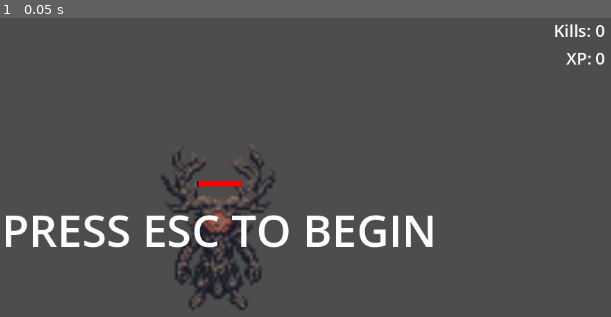
Above: before the commit, frame 1.
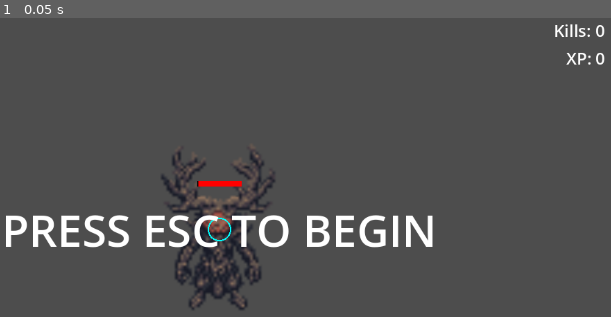
Above: after the commit, the same moment.

Repository: tablegrapes/DRUID
Game: Godot game, scene res://scenes/main.tscn
Two runs of this game, one before a commit and one after it. Both use one fixed random seed, a clock stepped at 60 frames per second and the inputs below.
Inputs:
- Up to frame 1 (0.05 s): no input

The runs differ from the first frame. In frame 1, less than 0.1% of the frame differs, in the area x 33-38%, y 66-75%.

Commit message:
added debug collision radius to player

Diff:
--- a/scripts/player.gd
+++ b/scripts/player.gd
@@ -1,4 +1,6 @@
 extends CharacterBody2D
+
+const DEBUG: bool = true
 
 signal died
 
@@ -30,6 +32,11 @@
 		add_child(health_bar)
 		health_bar.set_max_health(max_health)
 		health_bar.set_health(health)
+
+	if DEBUG:
+		$Sprite2D.show_behind_parent = true
+
+	queue_redraw()
 
 func take_damage(amount: int):
 	health -= amount
@@ -162,3 +169,9 @@
 	villager.global_position = spawn_position
 
 	get_parent().add_child(villager)
+
+func _draw() -> void:
+	if DEBUG: # show debug radius
+		var collision_shape = $CollisionShape2D.shape
+		if collision_shape is CircleShape2D:
+			draw_arc(Vector2.ZERO, collision_shape.radius, 0, TAU, 64, Color.CYAN, 2.0)
--- a/scripts/vines.gd
+++ b/scripts/vines.gd
@@ -2,7 +2,7 @@
 
 @export var damage: int = 2
 @export var snare_duration: float = 2.0
-@export var radius: float = 160.0
+@export var radius: float = 80.0
 @export var lifetime: float = 2.5
 
 @onready var area_2d: Area2D = $Area2D
